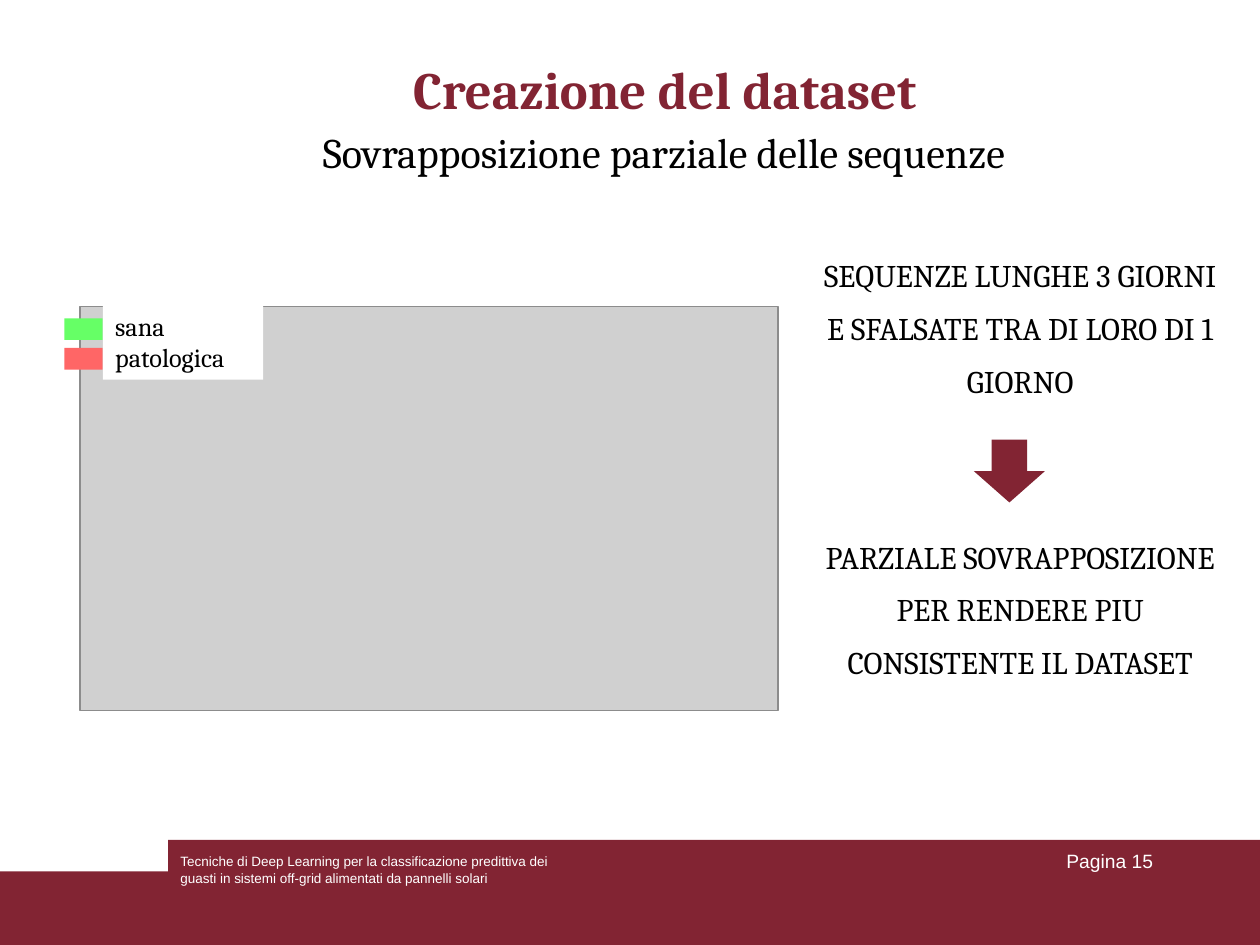
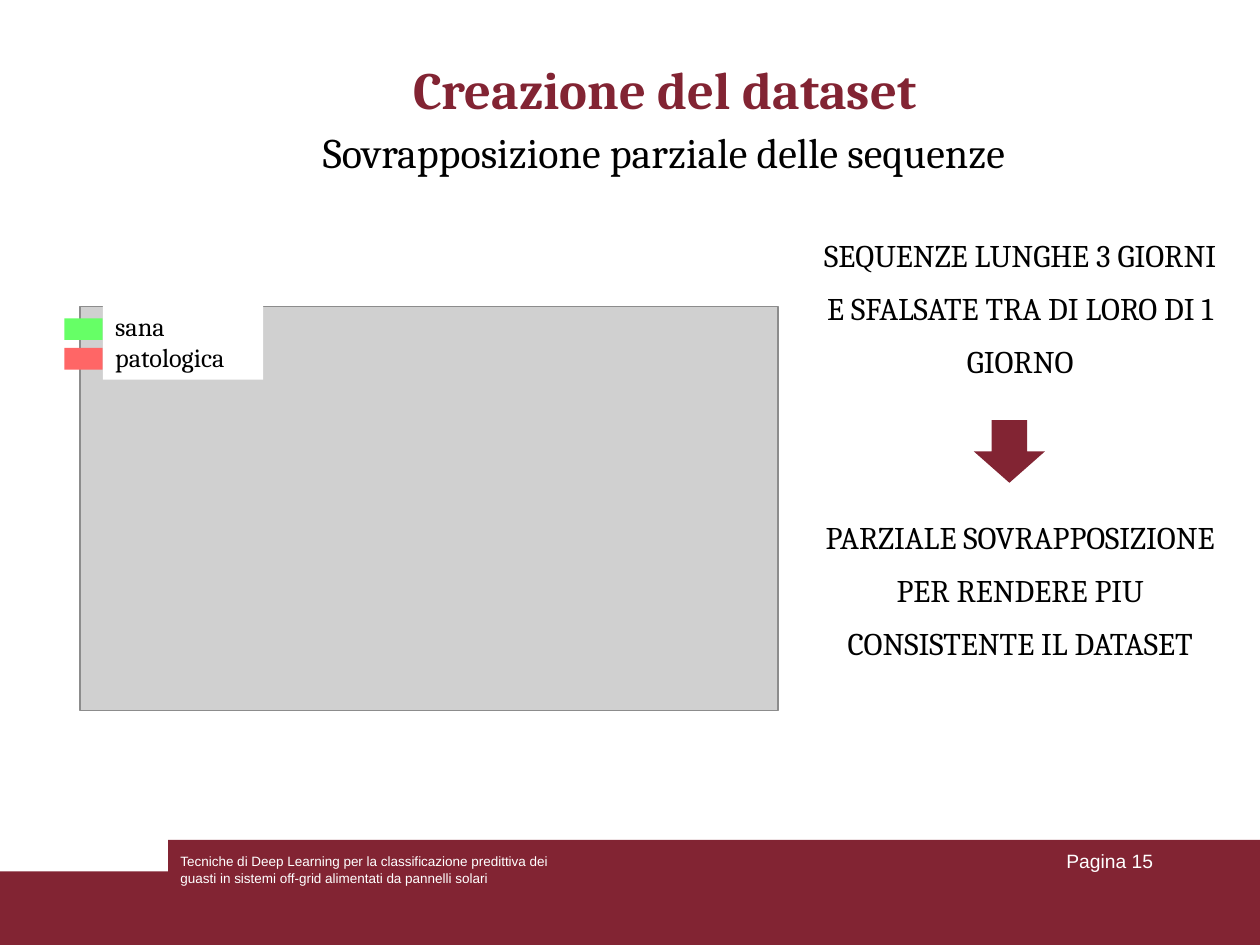
Before and after one commit to lorenzoooooo/DL-for-Predictive-Fault-Classification-in-Off-Grid-Systems, a slide deck: slide 15 of Presentazione_tesi.ppt. Drawn at 1260x945 pixels with LibreOffice and Linux fonts; fonts in the diff are those of the drawing; grey boxes stand for pictures. Boxes give left, top, right and bottom in pixels: in the first picture for what was removed or moved away, otherwise in the second. Text is boxed around its words. In the diff, an @@ line names an element or a change of style, - is before the commit and + after.

```diff
--- a/Presentazione_tesi.ppt
+++ b/Presentazione_tesi.ppt
@@ 2 texts, 1 right arrow: place and size @@
-2 texts, 1 right arrow at (824, 265, 1217, 675)
+2 texts, 1 right arrow at (824, 245, 1217, 656)
```
Also in this commit, not shown: 5 other slides changed, 7 slides added, 1 other file.
